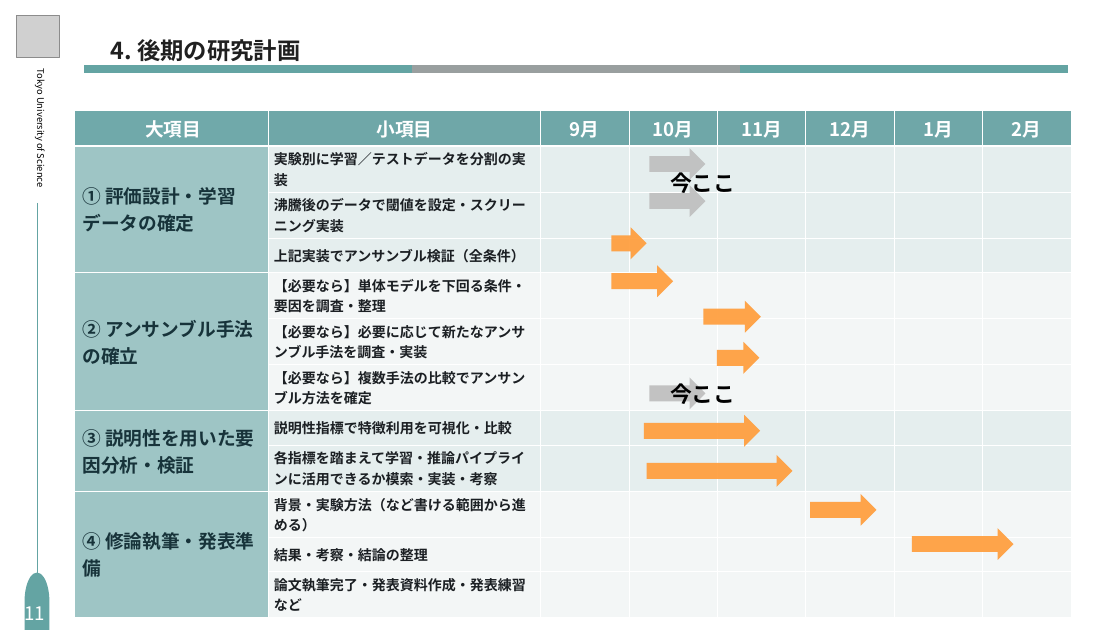
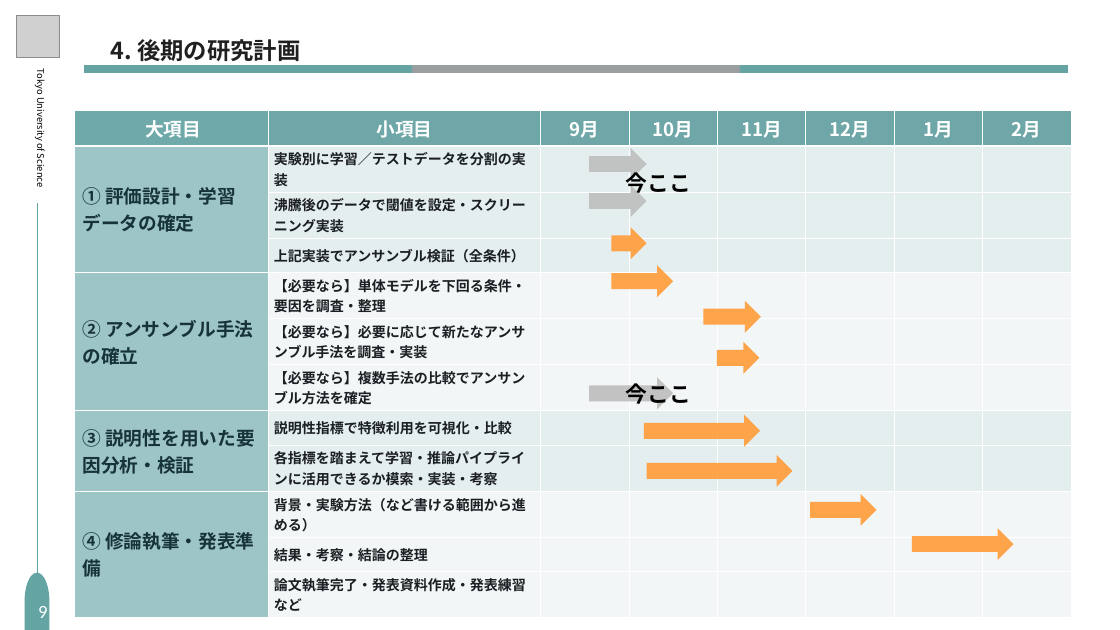
Before and after one commit to S-Riku-tus/university_research, a slide deck: slide 15 of 研究進捗報告/2026/1016（研究進捗報告）/研究進捗_1016_編集用_修正版.pptx (slide 11 before the commit). Drawn at 1120x630 pixels with LibreOffice and Linux fonts; fonts in the diff are those of the drawing; grey boxes stand for pictures. Boxes give left, top, right and bottom in pixels: in the first picture for what was removed or moved away, otherwise in the second. Text is boxed around its words. In the diff, an @@ line names an element or a change of style, - is before the commit and + after.

```diff
--- a/研究進捗報告/2026/1016（研究進捗報告）/研究進捗_1016_編集用_修正版.pptx
+++ b/研究進捗報告/2026/1016（研究進捗報告）/研究進捗_1016_編集用_修正版.pptx
@@ right arrow moved from (x1=649, y1=148, x2=705, y2=180) to (x1=589, y1=148, x2=647, y2=180) @@
@@ text "今ここ" moved from (x1=670, y1=169, x2=735, y2=197) to (x1=626, y1=169, x2=691, y2=197) @@
@@ right arrow moved from (x1=649, y1=185, x2=705, y2=217) to (x1=589, y1=185, x2=647, y2=217) @@
@@ right arrow resized from (x1=649, y1=377, x2=705, y2=409) to (x1=589, y1=377, x2=673, y2=409) @@
@@ text "今ここ" rewrapped from (x1=670, y1=380, x2=735, y2=408) to (x1=626, y1=383, x2=691, y2=404) @@
@@ text at (x1=38, y1=606, x2=47, y2=618): text changed; font Noto Sans CJK JP to Calibri @@
-11
+9
```
Also in this commit, not shown: 9 other slides changed, 4 slides added.
